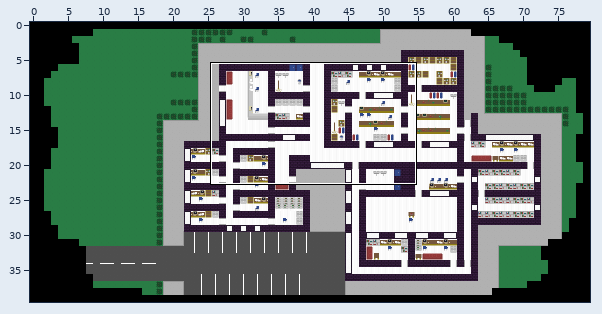
Tiled map, stored at assets/map12.tmx. Above, an overview of the earlier version with the close-up marked.
Close-up. Before the edit:
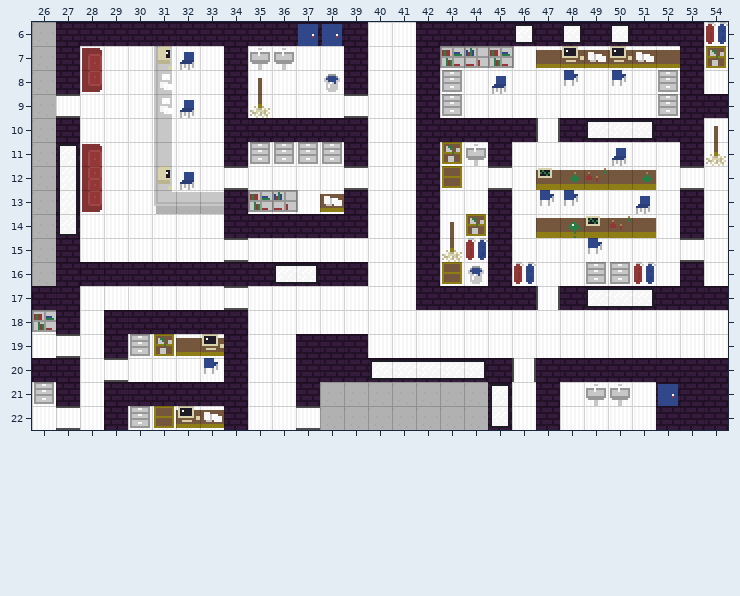
Cells are 12x12 px. Shown: x 26..54, y 6..22. The commit also changed other parts of the map, which this record leaves out.
Now the later version:
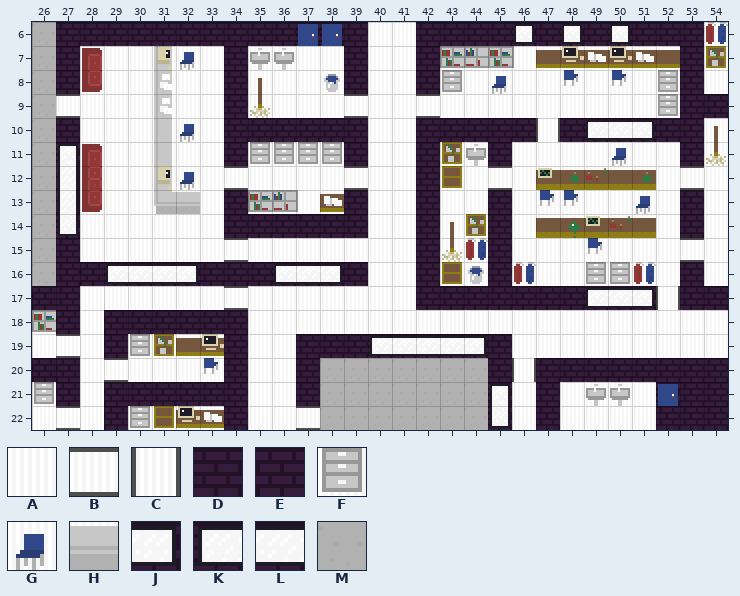
Key: from "tileset12": A 0, B 3, C 6, D 7, E 7 flipped left-right, F 10, G 18, H 29, J 42, K 43, L 44, M 57.
_ is an empty cell.
Difference:
{"where": "layer \"Tile Layer 1\""}
{"y":9,"x":32,"old":"G","new":"A"}
{"y":9,"x":42,"old":"DF","new":"BA"}
{"y":10,"x":32,"old":"A","new":"G"}
{"y":13,"x":33,"old":"H","new":"A"}
{"y":16,"x":29,"old":"EDDD","new":"KLLJ"}
{"y":16,"x":37,"old":"JD","new":"LJ"}
{"y":17,"x":47,"old":"C","new":"D"}
{"y":17,"x":52,"old":"D","new":"C"}
{"y":19,"x":40,"old":"AAAAAA","new":"KLLLJD"}
{"y":20,"x":38,"old":"DDKLLLJ","new":"MMMMMMM"}
{"label":"changed","picture_box":[180,100,194,142]}
{"label":"changed","picture_box":[416,94,462,118]}
{"label":"changed","picture_box":[200,192,224,214]}
{"label":"changed","picture_box":[104,264,198,286]}
{"label":"changed","picture_box":[314,264,342,284]}
{"label":"changed","picture_box":[536,286,560,310]}
{"label":"changed","picture_box":[656,286,680,310]}
{"label":"changed","picture_box":[320,334,512,382]}
